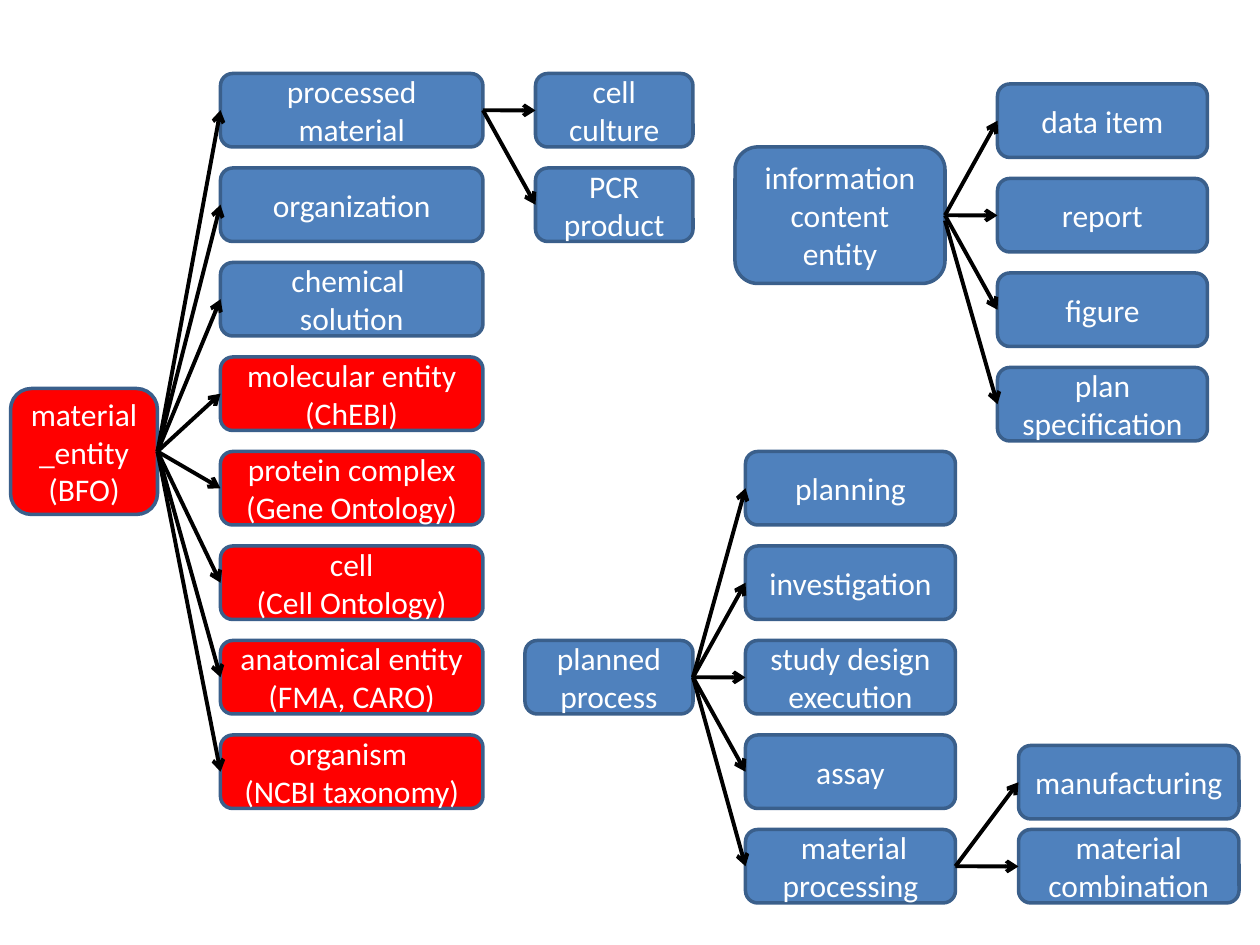
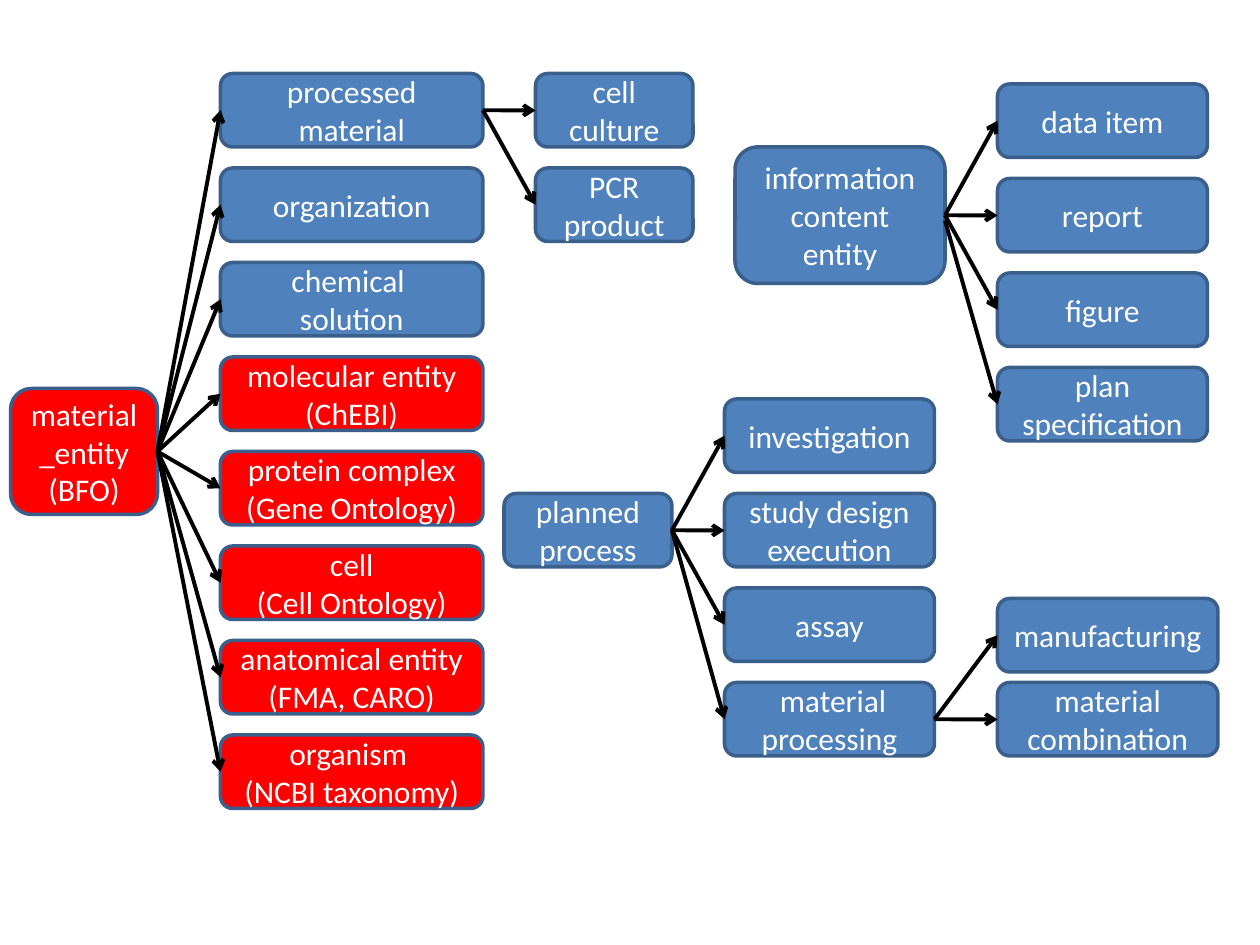
Before and after one commit to obi-ontology/obi-legacy-svn, a slide deck: slide 1 of trunk/docs/papers/release/Figure 1.pptx. Drawn at 1260x945 pixels with LibreOffice and Linux fonts; fonts in the diff are those of the drawing. Boxes give left, top, right and bottom in pixels: in the first picture for what was removed or moved away, otherwise in the second. Text is boxed around its words. In the diff, an @@ line names an element or a change of style, - is before the commit and + after.

Commit message:
updated; removed 'planning'

```diff
--- a/trunk/docs/papers/release/Figure 1.pptx
+++ b/trunk/docs/papers/release/Figure 1.pptx
@@ 6 rounded rectangles, 2 arrows: place and size @@
-6 rounded rectangles, 2 arrows at box(525, 546, 1239, 902)
+6 rounded rectangles, 2 arrows at box(504, 399, 1218, 756)
@@ rounded rectangle removed at box(746, 451, 956, 524) @@
-planning
@@ arrow removed from (693, 678) to (746, 489) @@
@@ 4 arrows, 1 rounded rectangle: place and size @@
-4 arrows, 1 rounded rectangle at box(693, 678, 1239, 867)
+4 arrows, 1 rounded rectangle at box(672, 530, 1218, 719)
```
Also in this commit, not shown: 1 slide added, 1 slide removed.
